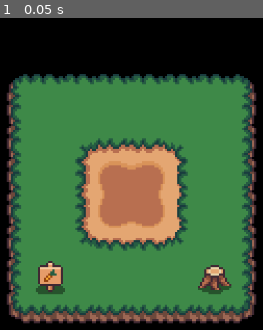
Above: before the commit, frame 1.
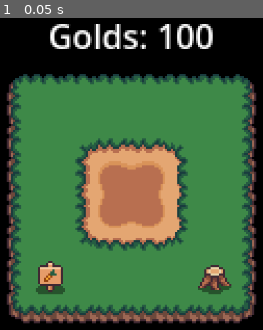
Above: after the commit, the same moment.

Repository: Nabir14/PocketFarm
Game: Godot game, scene res://gamefiles/scenes/world.tscn
Same seed, same stepped clock (60 frames per second), same inputs: the game is played once before the commit and once after it. The engine's default icon, where the game draws it, is replaced by a stand-in: a white triangle on a blue panel in a dark square.
Inputs:
- Up to frame 1 (0.05 s): no input

The runs differ from the first frame. In frame 1, 2.6% of the frame differs, in the area x 19-81%, y 1-10%.

Commit message:
Shop System Complete

Diff:
--- /dev/null
+++ b/gamefiles/resources/currencies/emerald.tres
@@ -0,0 +1,11 @@
+[gd_resource type="Resource" script_class="CurrencyItem" format=3 uid="uid://c6g1aqvn21fea"]
+
+[ext_resource type="Script" uid="uid://bpsh2gu4titn6" path="res://gamefiles/scripts/resources/currency_item.gd" id="1_okyg3"]
+[ext_resource type="Texture2D" uid="uid://bo43x7dwrbahy" path="res://icon.svg" id="1_x2pgd"]
+
+[resource]
+script = ExtResource("1_okyg3")
+currency_weight = 0.5
+icon = ExtResource("1_x2pgd")
+name = "Emerald"
+metadata/_custom_type_script = "uid://bpsh2gu4titn6"
--- /dev/null
+++ b/gamefiles/resources/currencies/gold.tres
@@ -0,0 +1,10 @@
+[gd_resource type="Resource" script_class="CurrencyItem" format=3 uid="uid://dcnhmhsvo6dft"]
+
+[ext_resource type="Script" uid="uid://bpsh2gu4titn6" path="res://gamefiles/scripts/resources/currency_item.gd" id="1_t6fvo"]
+[ext_resource type="Texture2D" uid="uid://bo43x7dwrbahy" path="res://icon.svg" id="1_vfqrl"]
+
+[resource]
+script = ExtResource("1_t6fvo")
+icon = ExtResource("1_vfqrl")
+name = "Gold"
+metadata/_custom_type_script = "uid://bpsh2gu4titn6"
--- /dev/null
+++ b/gamefiles/resources/price_lists/basic_price_list.tres
@@ -0,0 +1,18 @@
+[gd_resource type="Resource" script_class="PriceList" format=3 uid="uid://bcbtwikx14b41"]
+
+[ext_resource type="Script" uid="uid://cswwp8jyiy27d" path="res://gamefiles/scripts/resources/crop.gd" id="1_elxe7"]
+[ext_resource type="Script" uid="uid://wyjhn068swyw" path="res://gamefiles/scripts/resources/item.gd" id="2_tanov"]
+[ext_resource type="Resource" uid="uid://giqvskfsaj1a" path="res://gamefiles/resources/crops/carrot.tres" id="2_yiwr4"]
+[ext_resource type="Script" uid="uid://cc05dxqfwcnr6" path="res://gamefiles/scripts/resources/price_list.gd" id="3_yiwr4"]
+[ext_resource type="Script" uid="uid://b5nli6xip6l3h" path="res://gamefiles/scripts/resources/seed_item.gd" id="5_0x623"]
+[ext_resource type="Resource" uid="uid://ci4enfe6skdiq" path="res://gamefiles/resources/seeds/carrot_seeds.tres" id="6_y0bws"]
+
+[resource]
+script = ExtResource("3_yiwr4")
+items = Dictionary[ExtResource("2_tanov"), int]({
+ExtResource("6_y0bws"): 20
+})
+crops = Dictionary[ExtResource("1_elxe7"), int]({
+ExtResource("2_yiwr4"): 30
+})
+metadata/_custom_type_script = "uid://cc05dxqfwcnr6"
--- a/gamefiles/scenes/world.tscn
+++ b/gamefiles/scenes/world.tscn
@@ -3,6 +3,8 @@
 [ext_resource type="Script" uid="uid://c5gy41t8r22ht" path="res://gamefiles/scripts/levels/world.gd" id="1_k2o11"]
 [ext_resource type="Texture2D" uid="uid://58tvo5uhr775" path="res://gamefiles/textures/tiles/Water_Tile.png" id="1_ysfsh"]
 [ext_resource type="Texture2D" uid="uid://dsp27vc0ml7a6" path="res://gamefiles/textures/tiles/Path_Tile.png" id="2_k2o11"]
+[ext_resource type="Resource" uid="uid://dcnhmhsvo6dft" path="res://gamefiles/resources/currencies/gold.tres" id="2_p3av0"]
+[ext_resource type="Resource" uid="uid://bcbtwikx14b41" path="res://gamefiles/resources/price_lists/basic_price_list.tres" id="3_mhwil"]
 [ext_resource type="Texture2D" uid="uid://bkods1o3ni5fj" path="res://gamefiles/textures/tiles/FarmLand_Tile.png" id="3_nakyh"]
 [ext_resource type="Texture2D" uid="uid://clsv37anbft0f" path="res://gamefiles/textures/tiles/Grass_Middle.png" id="4_y0rdo"]
 [ext_resource type="Texture2D" uid="uid://bh4u1tj7jkkkc" path="res://gamefiles/textures/tiles/Path_Middle.png" id="5_uhll3"]
@@ -11,6 +13,7 @@
 [ext_resource type="Script" uid="uid://cfjse6yxy0rnf" path="res://gamefiles/scripts/managers/inventory_manager.gd" id="9_uhll3"]
 [ext_resource type="Script" uid="uid://dgvhnct3uepks" path="res://gamefiles/scripts/systems/fixed_inventory.gd" id="10_wb8wt"]
 [ext_resource type="Script" uid="uid://cod037ps24p72" path="res://gamefiles/scripts/systems/dynamic_inventory.gd" id="11_jglce"]
+[ext_resource type="Script" uid="uid://de04pvj4fle7y" path="res://gamefiles/scripts/systems/economy_system.gd" id="12_8v8f1"]
 
 [sub_resource type="TileSetAtlasSource" id="TileSetAtlasSource_wb8wt"]
 texture = ExtResource("1_ysfsh")
@@ -142,12 +145,16 @@
 [sub_resource type="TileSet" id="TileSet_wb8wt"]
 sources/0 = SubResource("TileSetAtlasSource_uhll3")
 
-[node name="world" type="Node2D" unique_id=2084201112 node_paths=PackedStringArray("farm_manager", "inventory_manager", "game_tick", "windows_parent_ui")]
+[node name="world" type="Node2D" unique_id=2084201112 node_paths=PackedStringArray("farm_manager", "inventory_manager", "game_tick", "economy_system", "windows_parent_ui", "windows_child_temp_parent")]
 script = ExtResource("1_k2o11")
 farm_manager = NodePath("farm_manager")
 inventory_manager = NodePath("inventory_manager")
 game_tick = NodePath("game_tick")
+economy_system = NodePath("economy_system")
 windows_parent_ui = NodePath("windows")
+windows_child_temp_parent = NodePath("temp_parent")
+main_currency = ExtResource("2_p3av0")
+price_list = ExtResource("3_mhwil")
 
 [node name="farm_manager" type="Node2D" parent="." unique_id=1050254223 node_paths=PackedStringArray("farm_tilemap_layer", "crop_tilemap_layer")]
 script = ExtResource("7_nakyh")
@@ -183,8 +190,38 @@
 script = ExtResource("11_jglce")
 metadata/_custom_type_script = "uid://cod037ps24p72"
 
+[node name="temp_parent" type="Node2D" parent="." unique_id=605491896]
+visible = false
+
 [node name="camera" type="Camera2D" parent="." unique_id=478716299]
 zoom = Vector2(3, 3)
 
 [node name="game_tick" type="Timer" parent="." unique_id=2141762359]
 autostart = true
+
+[node name="economy_system" type="Node" parent="." unique_id=832363152]
+script = ExtResource("12_8v8f1")
+
+[node name="debug_ui" type="Control" parent="." unique_id=346290578]
+layout_mode = 3
+anchors_preset = 15
+anchor_right = 1.0
+anchor_bottom = 1.0
+grow_horizontal = 2
+grow_vertical = 2
+mouse_filter = 2
+
+[node name="gold" type="Label" parent="debug_ui" unique_id=847095764]
+layout_mode = 1
+anchors_preset = 8
+anchor_left = 0.5
+anchor_top = 0.5
+anchor_right = 0.5
+anchor_bottom = 0.5
+offset_left = -33.5
+offset_top = -88.0
+offset_right = 33.5
+offset_bottom = -65.0
+grow_horizontal = 2
+grow_vertical = 2
+text = "Golds: -1"
--- a/gamefiles/scripts/levels/world.gd
+++ b/gamefiles/scripts/levels/world.gd
@@ -4,22 +4,28 @@
 @export var farm_manager : FarmManager
 @export var inventory_manager : InventoryManager
 @export var game_tick : Timer
+@export var economy_system : EconomySystem
 
 @export_group("UI Elements Management")
 @export var windows_parent_ui : Node2D
+@export var windows_child_temp_parent : Node2D
 
-var _selected_seed_item : SeedItem = null
+@export_group("Economy Management")
+@export var main_currency : CurrencyItem
+@export var price_list : PriceList
+
+var selected_item : Item = null
+var inventory_ui : InventoryUI = null
 
 var is_inventory_open : bool = false
 
 func _ready() -> void:
+	farm_manager.crop_planted.connect(_on_crop_planted)
+	farm_manager.crop_harvested.connect(_on_crop_harvested)
 	game_tick.timeout.connect(_on_game_tick)
 	inventory_manager.inventory_systems_ready.connect(_on_inventory_system_ready)
 
-	inventory_manager.setup_inventory_systems()
-
-func _on_inventory_system_ready() -> void:
-	inventory_manager.shop_inventory.add_item(load("res://gamefiles/resources/seeds/carrot_seed.tres"), 23)
+	process_default()
 
 func _input(event: InputEvent) -> void:
 	if event.is_action_pressed("mouse_action"):
@@ -31,60 +37,95 @@
 		elif farm_manager.crop_tilemap_layer.get_cell_atlas_coords(tile_position) == farm_manager.chest_atlas_coords:
 			if not is_inventory_open:
 				is_inventory_open = true
-				var inventory_ui : InventoryUI = load("res://gamefiles/scenes/ui/inventory_ui.tscn").instantiate()
-				inventory_ui.setup_user_inventory(inventory_manager.user_inventory, _on_user_inventory_slot_selected)
-				inventory_ui.update_user_inventory_ui(inventory_manager.user_inventory)
-				inventory_ui.setup_shop_inventory_ui(inventory_manager.shop_inventory, _on_item_bought)
-				inventory_manager.user_inventory.data_updated.connect(_on_user_inventory_updated.bind(inventory_ui))
-				inventory_manager.shop_inventory.data_updated.connect(_on_shop_inventory_updated.bind(inventory_ui))
-				append_new_window(inventory_ui, _on_inventory_closed)
+
+				if not inventory_ui:
+					inventory_ui = load("res://gamefiles/scenes/ui/inventory_ui.tscn").instantiate()
+					inventory_ui.setup_user_inventory(inventory_manager.user_inventory, _on_user_inventory_slot_selected)
+					inventory_ui.update_user_inventory_ui(inventory_manager.user_inventory)
+					inventory_ui.setup_shop_inventory_ui(inventory_manager.shop_inventory, _on_item_bought)
+					inventory_manager.user_inventory.data_updated.connect(_on_user_inventory_updated)
+					inventory_manager.shop_inventory.data_updated.connect(_on_shop_inventory_updated)
+					append_new_window(_on_inventory_closed, inventory_ui)
+				else:
+					append_new_window(_on_inventory_closed)
 
 func _process(_delta: float) -> void:
 	var mouse_position : Vector2 = get_global_mouse_position()
 	var tile_position : Vector2i = farm_manager.to_farm_position(mouse_position)
 
-	if is_inventory_open: return
-
 	if Input.is_action_pressed("mouse_action"):
-		if not _selected_seed_item: return
-		if not inventory_manager.user_inventory.get_item_quantity(_selected_seed_item) > 0:
-			_selected_seed_item = null
+		if not selected_item: return
+		if not inventory_manager.user_inventory.get_item_quantity(selected_item) > 0:
+			selected_item = null
 			return
 		if not farm_manager.is_tile_empty(tile_position): return
 
-		farm_manager.plant_crop(tile_position, _selected_seed_item.crop)
-		inventory_manager.user_inventory.remove_item(_selected_seed_item, 1)
+		if selected_item is SeedItem:
+			farm_manager.plant_crop(tile_position, selected_item.crop)
 	elif Input.is_action_pressed("mouse_action_s"):
 		farm_manager.harvest_crop(tile_position)
 
-func _on_game_tick() -> void:
-	farm_manager.update_crops()
+	$debug_ui/gold.text = str(main_currency.name)+"s: "+str(economy_system.current_balance[main_currency])
 
-func append_new_window(window_child : Control, callback : Callable):
+func process_default() -> void:
+	inventory_manager.setup_inventory_systems()
+	inventory_manager.add_items_in_shop_from_list(price_list, main_currency)
+	economy_system.add_currency(main_currency, round(100 * main_currency.currency_weight))
+
+func append_new_window(callback : Callable, window_child : Control = null):
 	var window = Window.new()
 	window.always_on_top = true
 	window.initial_position = Window.WINDOW_INITIAL_POSITION_CENTER_PRIMARY_SCREEN
 	window.unresizable = true
 	window.size = Vector2i(640, 480)
 	window.close_requested.connect(_on_window_close_requested.bind(window, callback))
-	window.add_child(window_child)
+
+	var children = windows_child_temp_parent.get_children()
+	for child in children:
+		child.reparent(window)
+
+	if window_child:
+		window.add_child(window_child)
+
 	windows_parent_ui.add_child(window)
 
+func _on_game_tick() -> void:
+	farm_manager.update_crops()
+
+func _on_inventory_system_ready() -> void:
+	pass
+
+func _on_crop_planted(_crop : Crop, _tile_position : Vector2i) -> void:
+	inventory_manager.user_inventory.remove_item(selected_item, 1)
+
+func _on_crop_harvested(crop : Crop, _tile_position : Vector2i) -> void:
+	var crop_price : int = price_list.crops[crop]
+	economy_system.add_currency(main_currency, crop_price)
+
 func _on_window_close_requested(window : Window, callback : Callable) -> void:
+	var children = window.get_children()
+	for child in children:
+		child.reparent(windows_child_temp_parent)
+
 	window.queue_free()
 	callback.call()
 
 func _on_user_inventory_slot_selected(slot_data : Dictionary) -> void:
-	_selected_seed_item = slot_data.item
+	selected_item = slot_data.item
 
-func _on_user_inventory_updated(inventory_ui : InventoryUI) -> void:
+func _on_user_inventory_updated() -> void:
 	inventory_ui.update_user_inventory_ui(inventory_manager.user_inventory)
 
-func _on_shop_inventory_updated(inventory_ui : InventoryUI) -> void:
+func _on_shop_inventory_updated() -> void:
 	inventory_ui.setup_shop_inventory_ui(inventory_manager.shop_inventory, _on_item_bought)
 
 func _on_item_bought(item : Item) -> void:
-	inventory_manager.user_inventory.add_item(item, 1)
+	var item_price : int = price_list.items[item]
+
+	if economy_system.has_currency(main_currency, item_price):
+		economy_system.remove_currency(main_currency, item_price)
+		inventory_manager.user_inventory.add_item(item, 1)
+
 
 func _on_inventory_closed() -> void:
 	is_inventory_open = false
--- a/gamefiles/scripts/managers/inventory_manager.gd
+++ b/gamefiles/scripts/managers/inventory_manager.gd
@@ -10,3 +10,7 @@
 	user_inventory.resize_inventory(9)
 
 	inventory_systems_ready.emit()
+
+func add_items_in_shop_from_list(list : PriceList, currency : CurrencyItem) -> void:
+	for item in list.items:
+		shop_inventory.add_item(item, round(list.items[item] * currency.currency_weight))
--- /dev/null
+++ b/gamefiles/scripts/resources/currency_item.gd
@@ -0,0 +1,4 @@
+extends Item
+class_name CurrencyItem
+
+@export var currency_weight : float = 1.0
--- /dev/null
+++ b/gamefiles/scripts/resources/price_list.gd
@@ -0,0 +1,5 @@
+extends Resource
+class_name PriceList
+
+@export var items : Dictionary[Item, int]
+@export var crops : Dictionary[Crop, int]
--- /dev/null
+++ b/gamefiles/scripts/systems/economy_system.gd
@@ -0,0 +1,25 @@
+extends Node
+class_name EconomySystem
+
+var current_balance : Dictionary[CurrencyItem, int]
+
+func add_currency(currency : CurrencyItem, quantity : int) -> void:
+	if current_balance.has(currency):
+		current_balance[currency] += quantity
+	else:
+		current_balance[currency] = quantity
+
+func remove_currency(currency : CurrencyItem, quantity : int) -> void:
+	if has_currency(currency, quantity):
+		current_balance[currency] -= quantity
+	else:
+		current_balance.erase(currency)
+
+func has_currency(currency : CurrencyItem, quantity : int) -> bool:
+	if current_balance.has(currency):
+		if current_balance[currency] >= quantity:
+			return true
+		else:
+			return false
+	else:
+		return false
--- a/gamefiles/scripts/ui/shop_inventory_entry_ui.gd
+++ b/gamefiles/scripts/ui/shop_inventory_entry_ui.gd
@@ -19,7 +19,7 @@
 
 	if item:
 		icon.texture = item.icon
-		label.text = item.name+" ("+str(price)+" Coins)"
+		label.text = item.name+"\nPrice: "+str(price)
 
 		buy_button.text = "Buy"
 		buy_button.pressed.connect(_on_buy_clicked)
Renamed: gamefiles/resources/seeds/carrot_seed.tres -> gamefiles/resources/seeds/carrot_seeds.tres
Not shown, added: gamefiles/scripts/resources/currency_item.gd.uid
Not shown, added: gamefiles/scripts/resources/price_list.gd.uid
Not shown, added: gamefiles/scripts/systems/economy_system.gd.uid
